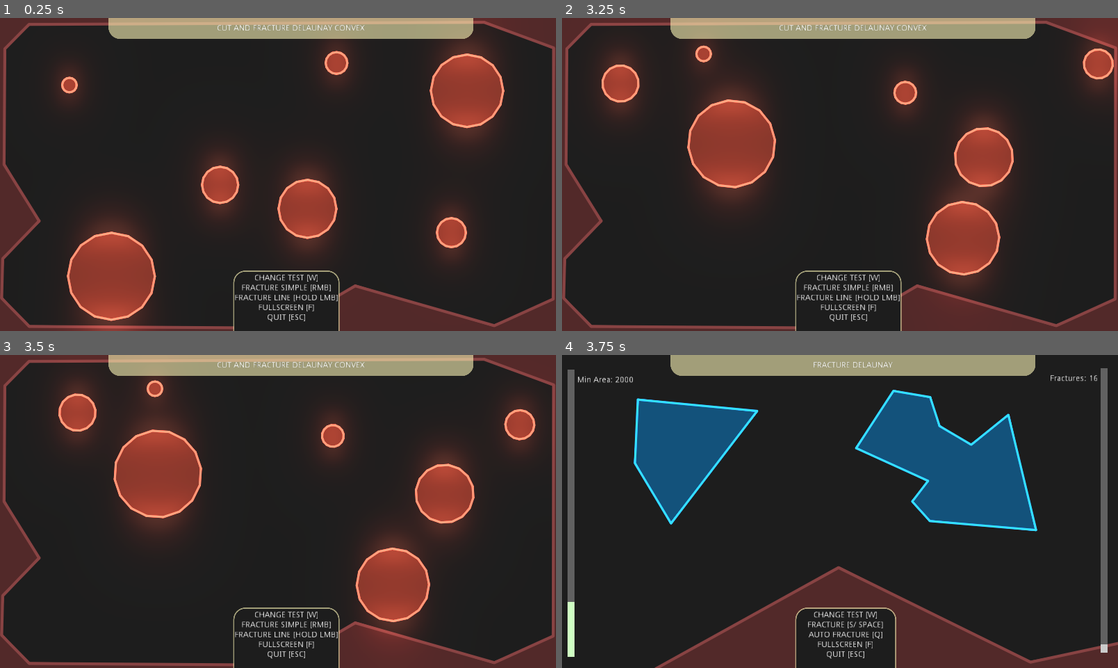
Above: before the commit, frames 1-4 (two rows, left to right).
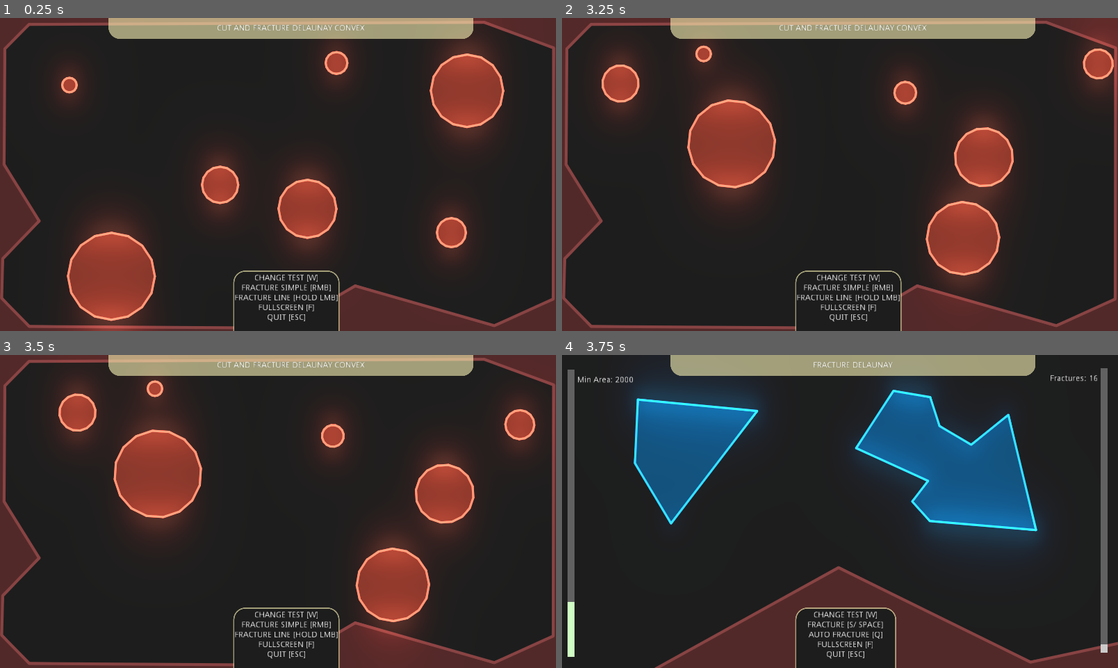
Above: after the commit, the same moments.

Repository: SoloByte/godot-polygon2d-fracture
Game: Godot game, scene res://demo/src/Main.tscn
Same seed, same stepped clock (60 frames per second), same inputs: the game is played once before the commit and once after it.
Inputs (mouse positions are in pixels of both pictures, inside the frame that each line leads up to):
- Up to frame 1 (0.25 s): no input
- Up to frame 2 (3.25 s): move the mouse to (962, 158) at 0.52 s; hold Right mouse button (cut) 0.53-1.28 s; click (962, 158) at 0.8 s; move the mouse to (728, 190) at 1.27 s; click (728, 190) at 1.35 s; tap S (fracture) at 1.55 s; move the mouse to (895, 105) at 2.02 s; hold S (fracture) 2.03-2.78 s; click (895, 105) at 2.17 s; right-click (895, 105) at 2.3 s; move the mouse to (812, 237) at 2.77 s; tap Q (auto) at 2.85 s; click (812, 237) at 3.05 s
- Up to frame 3 (3.5 s): no input
- Up to frame 4 (3.75 s): move the mouse to (1006, 558) at 3.52 s; hold W (change-test) from 3.53 s (still down); click (1006, 558) at 3.67 s

Frames 1-3 are identical in both runs. In frame 4, 7.6% of the frame differs, in the area x 12-87%, y 6-62%.

Commit message:
cutFracture.gd clean up. Cut line logic improvements.

Diff:
--- a/demo/src/CutFracture.gd
+++ b/demo/src/CutFracture.gd
@@ -3,16 +3,20 @@
 
 
 
-const MIN_CUT_SPEED : float = 1.0
-const MIN_CUT_LENGTH : float = 50.0
-const MAX_CUT_LENGTH : float = 2500.0
-const CUT_LINE_SEGMENT_MIN_LENGTH : float = 100.0
+const CUT_LINE_POINT_MIN_DISTANCE : float = 25.0
+const CUT_LINE_STATIONARY_DELAY : float = 0.1
+const CUT_LINE_DIRECTION_THRESHOLD : float = -0.7 #smaller than treshold ends line (start_dir.dot(cur_dir) < threshold = endLine)
+
+const CUT_LINE_MIN_LENGTH : float = 100.0
+const CUT_LINE_SEGMENT_MIN_LENGTH : float = 50.0
+
 
 
 
 export(Color) var fracture_body_color
 export(PackedScene) var fracture_body_template
 export(PackedScene) var rigidbody_template
+
 
 
 
@@ -25,23 +29,21 @@
 onready var _cut_line := $CutLine
 
 
+
+
+var _input_disabled : bool = false
+
 var _cur_fracture_color : Color = fracture_body_color
-#var _cut_line_start := Vector2.ZERO
-
-
+
+var _cut_line_enabled : bool = false
 var _cut_line_total_length : float = 0.0
-
 var _cut_line_points : PoolVector2Array = []
-
-var _cut_line_enabled : bool = false
-
-var _last_mouse_pos := Vector2.ZERO
-
-var _input_disabled : bool = false
-
-
-
-#var _first_cut_direction := Vector2.ZERO
+var _cut_line_start_direction := Vector2.ZERO
+var _cut_line_t : float = 0.0
+
+
+
+
 
 
 
@@ -58,38 +60,13 @@
 	_cut_line.clear_points()
 	_cut_line.visible = false
 
-	for source in _source_polygon_parent.get_children():
-		if source is Polygon2D:
-			source.global_rotation = _rng.randf() * PI * 2.0
-
-
 
 func _process(delta: float) -> void:
 	if _cut_line_enabled:
 		var cur_pos : Vector2 = get_global_mouse_position()
-		calculateCutLine(cur_pos)
-		_last_mouse_pos = cur_pos
-
-
-
-func spawnPoly(new_poly : PoolVector2Array, spawn_pos : Vector2, spawn_rot : float, color : Color) -> void:
-	var p = Polygon2D.new()
-	_source_polygon_parent.add_child(p)
-	p.global_position = spawn_pos
-	p.set_polygon(new_poly)
-	p.modulate = color
-
-func spawnRigibody2d(new_poly : PoolVector2Array, spawn_pos : Vector2, spawn_rot : float, color : Color, lin_vel : Vector2, ang_vel : float, mass : float, cut_pos : Vector2) -> void:
-	var instance = rigidbody_template.instance()
-	_source_polygon_parent.add_child(instance)
-	instance.global_position = spawn_pos
-	instance.set_polygon(new_poly)
-	instance.modulate = color
-	instance.linear_velocity = lin_vel + (spawn_pos - cut_pos).normalized() * 50
-	instance.angular_velocity = ang_vel
-	instance.mass = mass
-
-
+		if _cut_line_t < 1.0:
+			_cut_line_t += delta * (1.0 / CUT_LINE_STATIONARY_DELAY)
+		calculateCutLine(cur_pos, _cut_line_t)
 
 
 func _input(event: InputEvent) -> void:
@@ -99,54 +76,57 @@
 		if event.button_index == 1:
 			if _cut_line_enabled:
 				if not event.pressed:
-					endCut()
+					endCutLine()
 					_cut_line_enabled = false
+					_cut_line.visible = false
 			else:
 				if event.pressed:
 					_cut_line_enabled = true
+					_cut_line.visible = true
 		elif event.button_index == 2 and not _cut_line_enabled:
 			if event.pressed:
 				simpleCut(get_global_mouse_position())
 
 
-func calculateCutLine(cur_pos : Vector2) -> void:
+
+
+
+func calculateCutLine(cur_pos : Vector2, t : float) -> void:
 	if _cut_line_points.size() <= 0:
 		_cut_line_points.append(cur_pos)
 	else:
-		var last_pos : Vector2 = _last_mouse_pos
+		var last_pos : Vector2 = lerp(_cut_line_points[_cut_line_points.size() - 1], cur_pos, t)
 		var vec : Vector2 = cur_pos - last_pos
-		var dis : float = vec.length()
 		var dir : Vector2 = vec.normalized()
 
-		_cut_line_total_length += dis
-		if not _cut_line.visible and _cut_line_total_length > MIN_CUT_LENGTH:
-			_cut_line.visible = true
-
-		if _cut_line_total_length > MAX_CUT_LENGTH:
-			endCut()
+		if _cut_line_start_direction == Vector2.ZERO:
+			_cut_line_start_direction = dir
+		elif dir == Vector2.ZERO:
+			endCutLine()
 			return
-
-#		if _first_cut_direction == Vector2.ZERO:
-#			_first_cut_direction = dir
-#		else:
-#			if _first_cut_direction.dot(dir) < -0.5:
-#				endCut()
-#				return
-
-		if dis > MIN_CUT_SPEED:
+		else:
+			if _cut_line_start_direction.dot(dir) < CUT_LINE_DIRECTION_THRESHOLD:
+				endCutLine()
+				return
+
+		var last_point : Vector2 = _cut_line_points[_cut_line_points.size() - 1]
+		var dis : float = (cur_pos - last_point).length()
+		if dis > CUT_LINE_POINT_MIN_DISTANCE:
 			_cut_line_points.append(cur_pos)
 			_cut_line.points = _cut_line_points
+			_cut_line_t = 0.0
+			_cut_line_total_length += dis
 		else:
-			endCut()
-			return
-
-
-func startCut() -> void:
+			_cut_line.points = _cut_line_points
+			_cut_line.add_point(cur_pos, -1)
+
+
+func startCutLine() -> void:
 	pass
 
 
-func endCut() -> void:
-	if _cut_line_points.size() > 1:
+func endCutLine() -> void:
+	if _cut_line_points.size() > 1 and _cut_line_total_length > CUT_LINE_MIN_LENGTH:
 		var final_shape : PoolVector2Array = []
 		var i : int = 0
 		var construct_point := Vector2.ZERO
@@ -168,15 +148,16 @@
 					i = j
 					break
 
-		cut(_cut_line_points[0], final_shape, 0.0)
-
-
-
-	_cut_line.visible = false
+		cutSourcePolygons(_cut_line_points[0], final_shape, 0.0)
+
+
+
+#	_cut_line.visible = false
 	_cut_line_total_length = 0.0
 	_cut_line_points = []
 	_cut_line.clear_points()
-#	_first_cut_direction = Vector2.ZERO
+	_cut_line_start_direction = Vector2.ZERO
+	_cut_line_t = 0.0
 
 	_input_disabled = true
 	set_deferred("_input_disabled", false)
@@ -185,42 +166,12 @@
 
 func simpleCut(pos : Vector2) -> void:
 	var cut_pos : Vector2 = pos
-	cut(cut_pos, _cut_shape, 0.0)
+	cutSourcePolygons(cut_pos, _cut_shape, 0.0)
 	_input_disabled = true
 	set_deferred("_input_disabled", false)
 
-#func _input(event: InputEvent) -> void:
-#	if _input_disabled: return
-#	if event.is_action_pressed("cut_line"):
-#		_cut_line_start = get_global_mouse_position()
-#		var points : PoolVector2Array = [_cut_line_start, _cut_line_start]
-#		_cut_line.visible = true
-#		_cut_line.points = points
-#
-#
-#	if event.is_action_released("cut_line"):
-#		var cut_line_end : Vector2 = get_global_mouse_position()
-#		var vec : Vector2 = cut_line_end - _cut_line_start
-#		var dis : float = vec.length()
-#		var dir : Vector2 = vec.normalized()
-#		var cut_shape = PolygonLib.createBeamPolygon(dir, dis, 1.0, 1.0, Vector2.ZERO)
-#		cut(_cut_line_start, cut_shape, 0.0)
-#
-#		_cut_line.clear_points()
-#		_cut_line.visible = false
-#		_input_disabled = true
-#		set_deferred("_input_disabled", false)
-#
-#
-#
-#	if event.is_action_pressed("cut"):
-#		var cut_pos : Vector2 = get_global_mouse_position()
-#		cut(cut_pos, _cut_shape, 0.0)
-#		_input_disabled = true
-#		set_deferred("_input_disabled", false)
-
-
-func cut(cut_pos : Vector2, cut_shape : PoolVector2Array, cut_rot : float) -> void:
+
+func cutSourcePolygons(cut_pos : Vector2, cut_shape : PoolVector2Array, cut_rot : float) -> void:
 	for source in _source_polygon_parent.get_children():
 		var source_polygon : PoolVector2Array = source.get_polygon()
 		var total_area : float = PolygonLib.getPolygonArea(source_polygon)
@@ -259,13 +210,27 @@
 
 		source.queue_free()
 
-#	Engine.time_scale = 0.1
-#	_slowmo_timer.start(0.25)
-
-
-
-
-
+
+
+
+
+func spawnPoly(new_poly : PoolVector2Array, spawn_pos : Vector2, spawn_rot : float, color : Color) -> void:
+	var p = Polygon2D.new()
+	_source_polygon_parent.add_child(p)
+	p.global_position = spawn_pos
+	p.set_polygon(new_poly)
+	p.modulate = color
+
+
+func spawnRigibody2d(new_poly : PoolVector2Array, spawn_pos : Vector2, spawn_rot : float, color : Color, lin_vel : Vector2, ang_vel : float, mass : float, cut_pos : Vector2) -> void:
+	var instance = rigidbody_template.instance()
+	_source_polygon_parent.add_child(instance)
+	instance.global_position = spawn_pos
+	instance.set_polygon(new_poly)
+	instance.modulate = color
+	instance.linear_velocity = lin_vel# + (spawn_pos - cut_pos).normalized() * 50
+	instance.angular_velocity = ang_vel
+	instance.mass = mass
 
 
 func spawnFractureBody(fracture_shard : Dictionary) -> void:
@@ -277,5 +242,7 @@
 	instance.angular_velocity = _rng.randf_range(-1, 1)
 
 
+
+
 func _on_SlowMoTimer_timeout() -> void:
 	Engine.time_scale = 1.0
--- a/demo/src/Main.tscn
+++ b/demo/src/Main.tscn
@@ -7,7 +7,10 @@
 [ext_resource path="res://demo/test-scenes/fracture-scenes/usable/Fracture_DelaunayConvex.tscn" type="PackedScene" id=5]
 [ext_resource path="res://demo/test-scenes/fracture-scenes/usable/Fracture.tscn" type="PackedScene" id=6]
 [ext_resource path="res://demo/test-scenes/cut-scenes/usable/CutFracture.tscn" type="PackedScene" id=7]
+[ext_resource path="res://demo/WorldEnvironment.tscn" type="PackedScene" id=8]
 
 [node name="Main" type="Node2D"]
 script = ExtResource( 1 )
 test_scenes = [ ExtResource( 7 ), ExtResource( 3 ), ExtResource( 5 ), ExtResource( 4 ), ExtResource( 6 ), ExtResource( 2 ) ]
+
+[node name="WorldEnvironment" parent="." instance=ExtResource( 8 )]
--- a/demo/test-scenes/test-scene-basic/TestSceneBasic.tscn
+++ b/demo/test-scenes/test-scene-basic/TestSceneBasic.tscn
@@ -1,8 +1,7 @@
-[gd_scene load_steps=5 format=2]
+[gd_scene load_steps=4 format=2]
 
 [ext_resource path="res://demo/ui/Title.tscn" type="PackedScene" id=1]
 [ext_resource path="res://demo/ui/InfoLabel.tscn" type="PackedScene" id=2]
-[ext_resource path="res://demo/WorldEnvironment.tscn" type="PackedScene" id=3]
 [ext_resource path="res://demo/ui/BackgroundLayer.tscn" type="PackedScene" id=4]
 
 [node name="TestSceneBasic" type="Node2D"]
@@ -14,8 +13,6 @@
 "_editor_description_": ""
 }
 
-[node name="WorldEnvironment" parent="." instance=ExtResource( 3 )]
-
 [node name="BackgroundLayer" parent="." instance=ExtResource( 4 )]
 
 [node name="CanvasLayer" type="CanvasLayer" parent="."]
Not shown: 1 places in demo/src/Main.tscn that only renumber resources
